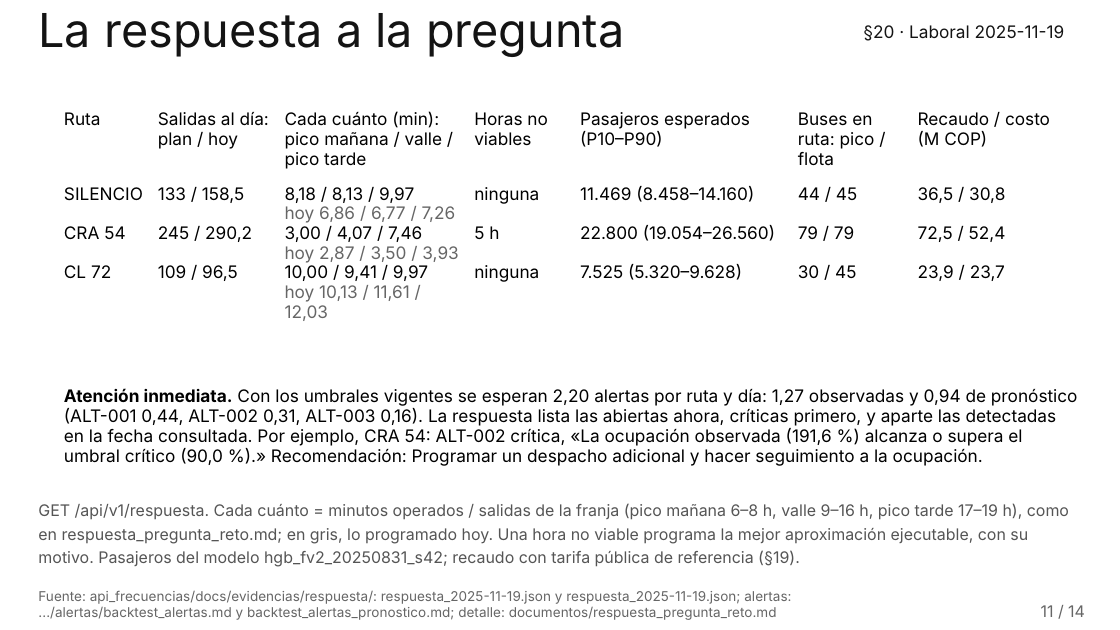
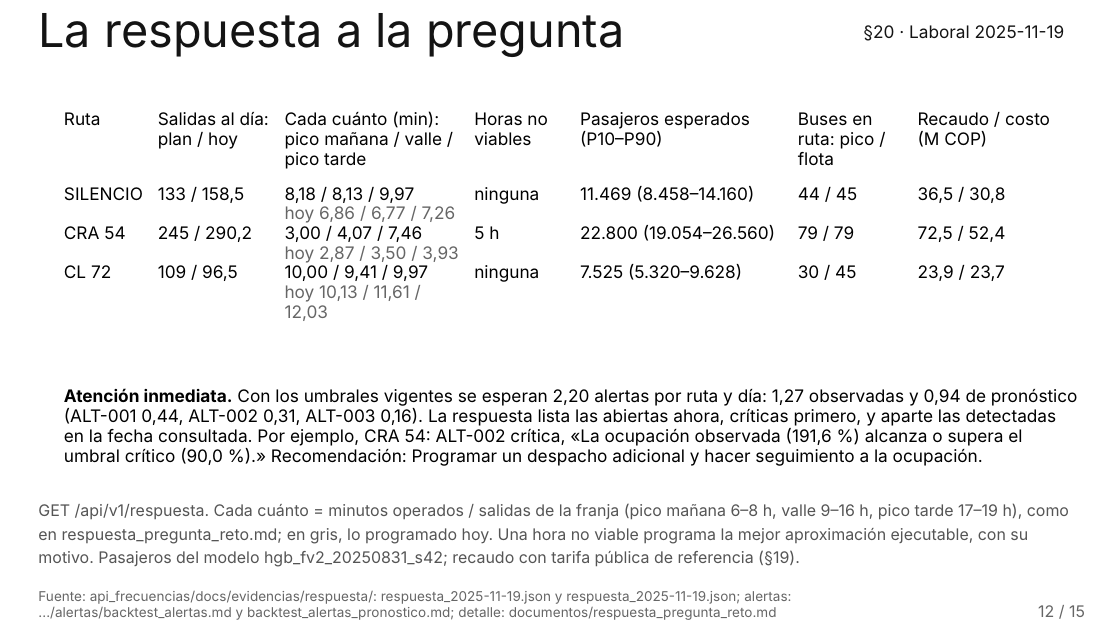
Before and after one commit to RubenEsg/Data-Challenge-pro-extreme, a slide deck: slide 12 of documentos/presentacion_final.pptx (slide 11 before the commit). Drawn at 1120x630 pixels with LibreOffice and Linux fonts; fonts in the diff are those of the drawing; background and template pictures are left out. Boxes give left, top, right and bottom in pixels: in the first picture for what was removed or moved away, otherwise in the second. Text is boxed around its words. In the diff, an @@ line names an element or a change of style, - is before the commit and + after.

```diff
--- a/documentos/presentacion_final.pptx
+++ b/documentos/presentacion_final.pptx
@@ text at [1038,605,1085,617]: text changed @@
-11 / 14
+12 / 15
```
Also in this commit, not shown: 13 other slides changed, 1 slide added, 44 other files.
